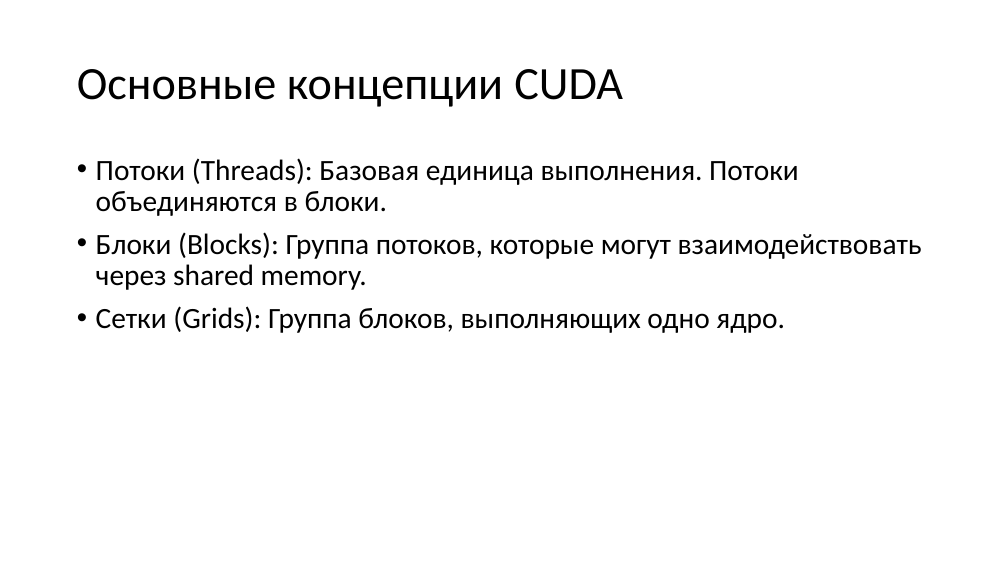
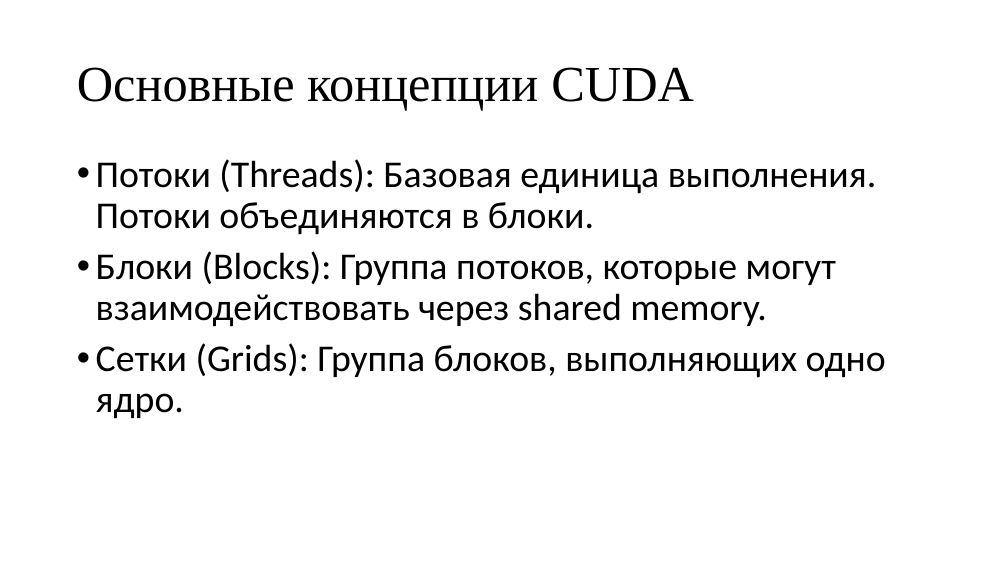
Before and after one commit to pezkov/gpu_course, a slide deck: slide 13 of presentations/Вычисления на GPU.pptx. Drawn at 1008x567 pixels with LibreOffice and Linux fonts; fonts in the diff are those of the drawing. Boxes give left, top, right and bottom in pixels: in the first picture for what was removed or moved away, otherwise in the second. Text is boxed around its words. In the diff, an @@ line names an element or a change of style, - is before the commit and + after.

```diff
--- a/presentations/Вычисления на GPU.pptx
+++ b/presentations/Вычисления на GPU.pptx
@@ title "Основные концепции CUDA" at bbox=[77, 67, 694, 111]: size 44 to 48 pt, font Calibri to Times New Roman @@
@@ text "Потоки (Threads): Базовая единица выполнения. ..." at bbox=[96, 159, 886, 419]: size 28 to 36 pt @@
```
Also in this commit, not shown: 20 other slides changed, 1 other file.
